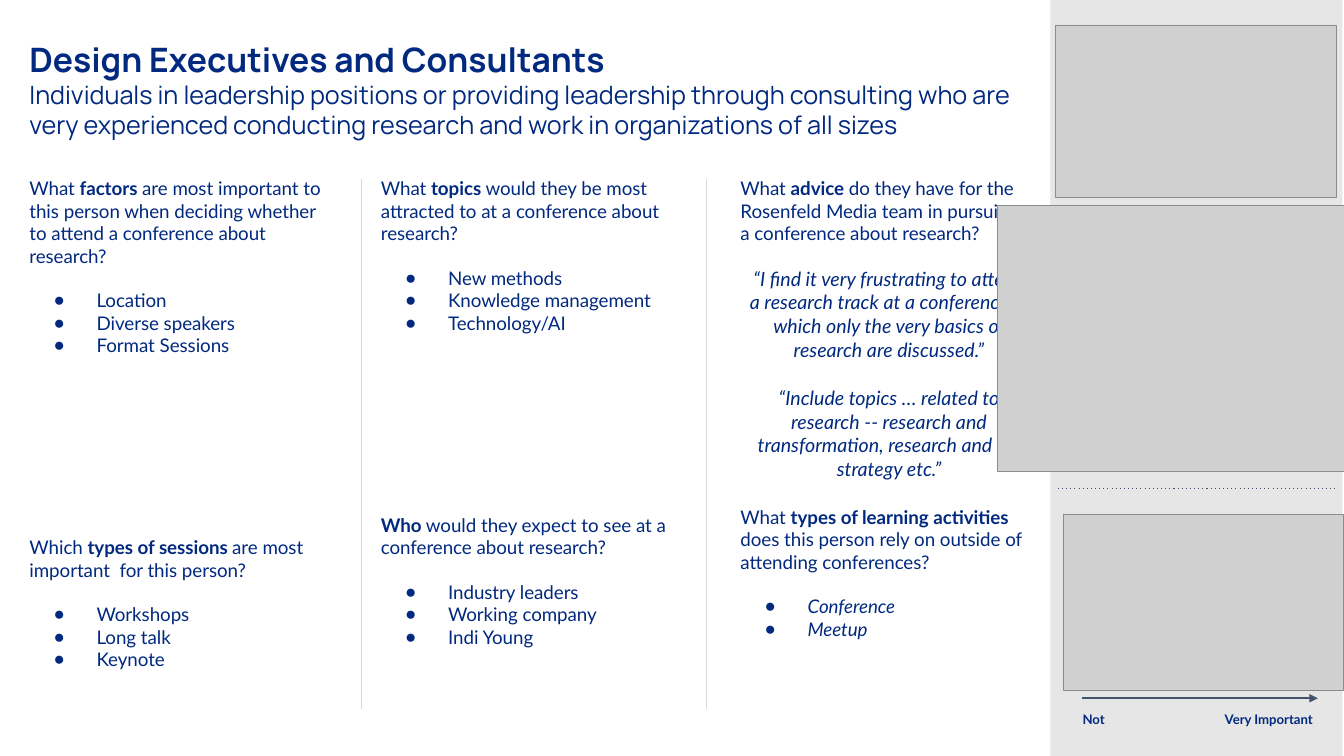
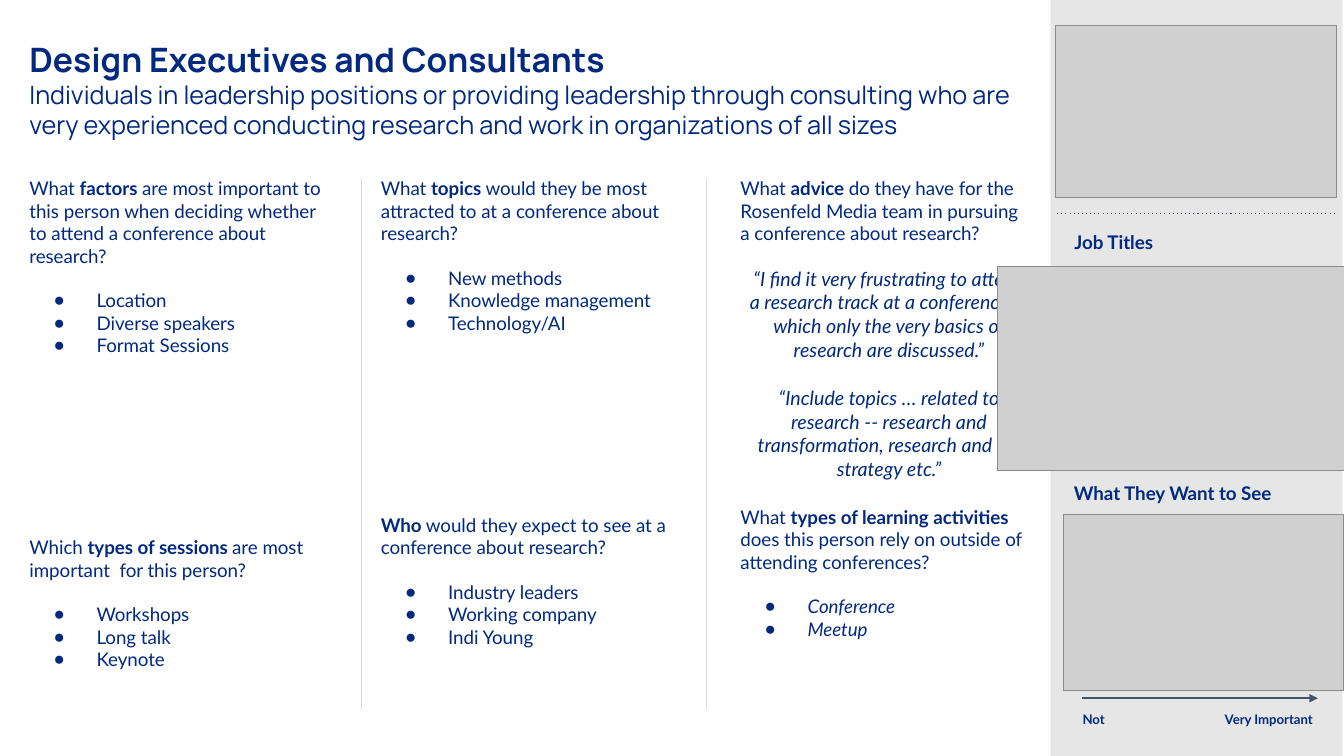
Before and after one commit to PersonaPredicta/Survey_Says..., a slide deck: slide 5 of established_personas.pptx. Drawn at 1344x756 pixels with LibreOffice and Linux fonts; fonts in the diff are those of the drawing; grey boxes stand for pictures. Boxes give left, top, right and bottom in pixels: in the first picture for what was removed or moved away, otherwise in the second. Text is boxed around its words. In the diff, an @@ line names an element or a change of style, - is before the commit and + after.

```diff
--- a/established_personas.pptx
+++ b/established_personas.pptx
@@ line moved from (1059, 489) - (1337, 489) to (1058, 214) - (1336, 214) @@
@@ text added at (1074,235,1153,249), 13.3 pt, text #00297F, bold @@
+Job Titles
@@ picture: place and size @@
-picture at (998,206,1344,472)
+picture at (998,266,1344,471)
@@ text added at (1074,486,1271,503), 13.3 pt, text #00297F, bold @@
+What They Want to See
```
Also in this commit, not shown: 4 other slides changed.
